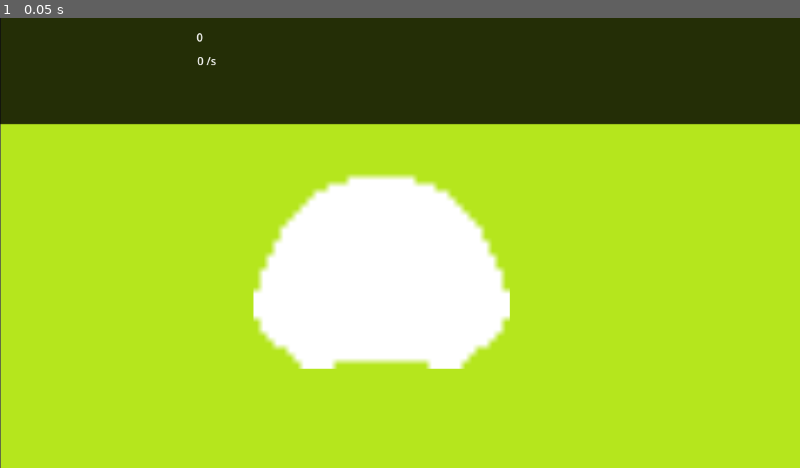
Above: before the commit, frame 1.
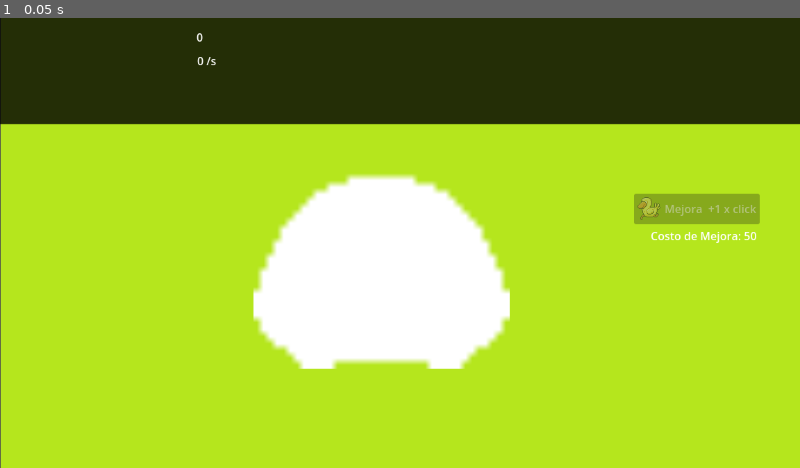
Above: after the commit, the same moment.

Repository: seinosuke14/godot-clicker
Game: Godot game, scene res://scene/clicker_base.tscn
Same seed, same stepped clock (60 frames per second), same inputs: the game is played once before the commit and once after it.
Inputs:
- Up to frame 1 (0.05 s): no input

The runs differ from the first frame. In frame 1, 1.2% of the frame differs, in the area x 79-95%, y 39-50%.

Commit message:
se añade un boton para costos x click
Este boton al igual que las mejoras, tiene la funcionalidad de mejorar el valor x click dado.

Diff:
--- a/scene/clicker_base.gd
+++ b/scene/clicker_base.gd
@@ -7,6 +7,9 @@
 var clickPerSecond = 0
 var costMejora1 = 15
 var costMejora2 = 30
+var costClickMejora = 50
+var clickMejorado = 1
+
 
 # Called when the node enters the scene tree for the first time.
 func _ready():
@@ -14,6 +17,7 @@
 	$LabelClickPerSecon.text = str(clickPerSecond) + " /s"
 	$Cost.text = str(costMejora1)
 	$Cost2.text = str(costMejora2)
+	$CostXclick.text = "Costo de Mejora: " + str(costClickMejora)
 	$"Mejora 1".visible = false
 	$"Mejora 2".visible = false
 	$Cost.visible = false
@@ -21,6 +25,7 @@
 
 	$"Mejora 1".disabled = true
 	$"Mejora 2".disabled = true
+	$Mejora_X_Click.disabled = true
 	#aqui se realiza la coneccion con la señal, mediante el "callable" o llamado al metodo y update_mejora_buttons
 	# es la func llamada
 	connect("click_updated",Callable(self, "_update_mejora_buttons"))
@@ -28,7 +33,10 @@
 
 
 func _on_texture_button_pressed():
-	click += 1
+	if clickMejorado <= 0:
+		click += 1
+	else:
+		click = click + clickMejorado
 	click = int(click)
 	$LabelClick.text = str(click)
 	emit_signal("click_updated")
@@ -48,6 +56,7 @@
 	_MejoraVisibility2()
 	_MejoraDisabled1()
 	_MejoraDisabled2()
+	_MejoraxClickDisabled()
 
 ##-------- INICIO MEJORA 1 --------
 func _MejoraVisility1():
@@ -96,3 +105,21 @@
 #aqui se decide usar la señal "click update" mencionada en el principio del codigo
 	emit_signal("click_updated")
 ##------ FIN MEJORA 2 --------
+
+#----------Mejora x Click ------------
+
+
+func _MejoraxClickDisabled():
+	if click >= costClickMejora:
+		$Mejora_X_Click.disabled = false
+	else:
+		$Mejora_X_Click.disabled = true
+
+func _on_mejora_x_click_pressed():
+	if click >= costClickMejora:
+		clickMejorado += 1
+		click = click - costClickMejora
+		costClickMejora = int(costClickMejora * 1.8)
+		$LabelClick.text = str(click)
+		$CostXclick.text = "Costo de Mejora: " + str(costClickMejora)
+		emit_signal("click_updated")
--- a/scene/clicker_base.tscn
+++ b/scene/clicker_base.tscn
@@ -1,10 +1,11 @@
-[gd_scene load_steps=6 format=3 uid="uid://cnjbs1wmik27m"]
+[gd_scene load_steps=7 format=3 uid="uid://cnjbs1wmik27m"]
 
 [ext_resource type="Texture2D" uid="uid://b6r67gfgywr1k" path="res://Sprites/bg.png" id="1_he5eq"]
 [ext_resource type="Script" path="res://scene/clicker_base.gd" id="1_lwccy"]
 [ext_resource type="Texture2D" uid="uid://k48oh454r5lw" path="res://Sprites/Enemies/Rocks/Rock1_Hit.png" id="2_hd5vf"]
 [ext_resource type="Texture2D" uid="uid://b8v8axartqq64" path="res://Sprites/topBar.png" id="2_twp4e"]
 [ext_resource type="Texture2D" uid="uid://beasob3dm742y" path="res://Sprites/Enemies/Rocks/Rock2_Hit (32x28).png" id="3_pfttk"]
+[ext_resource type="Texture2D" uid="uid://dk5h7rtywk7b0" path="res://Sprites/Enemies/Duck/Fall (36x36).png" id="6_dkelm"]
 
 [node name="ClickerBase" type="Node"]
 script = ExtResource("1_lwccy")
@@ -17,7 +18,7 @@
 texture = ExtResource("1_he5eq")
 
 [node name="Sprite2D" type="Sprite2D" parent="UI"]
-position = Vector2(578, 491)
+position = Vector2(577, 491)
 scale = Vector2(-2.41248, 1.23825)
 texture = ExtResource("2_twp4e")
 
@@ -88,7 +89,26 @@
 text = "(costo mejora)"
 horizontal_alignment = 1
 
+[node name="Mejora_X_Click" type="Button" parent="."]
+offset_left = 913.0
+offset_top = 253.0
+offset_right = 957.0
+offset_bottom = 297.0
+text = "Mejora  +1 x click
+"
+icon = ExtResource("6_dkelm")
+
+[node name="CostXclick" type="Label" parent="."]
+offset_left = 937.0
+offset_top = 302.0
+offset_right = 1036.0
+offset_bottom = 325.0
+text = "(costo)"
+horizontal_alignment = 1
+justification_flags = 162
+
 [connection signal="pressed" from="TextureButton" to="." method="_on_texture_button_pressed"]
 [connection signal="timeout" from="Timer" to="." method="_on_timer_timeout"]
 [connection signal="pressed" from="Mejora 1" to="." method="_on_mejora_1_pressed"]
 [connection signal="pressed" from="Mejora 2" to="." method="_on_mejora_2_pressed"]
+[connection signal="pressed" from="Mejora_X_Click" to="." method="_on_mejora_x_click_pressed"]
Not shown, changed: Sprites/Enemies/Duck/Fall (36x36).png.import
Not shown, changed: Sprites/Enemies/Duck/Hit (36x36).png.import
Not shown, changed: Sprites/Enemies/Duck/Idle (36x36).png.import
Not shown, changed: Sprites/Enemies/Duck/Jump (36x36).png.import
Not shown, changed: Sprites/Enemies/Duck/Jump Anticipation (36x36).png.import
